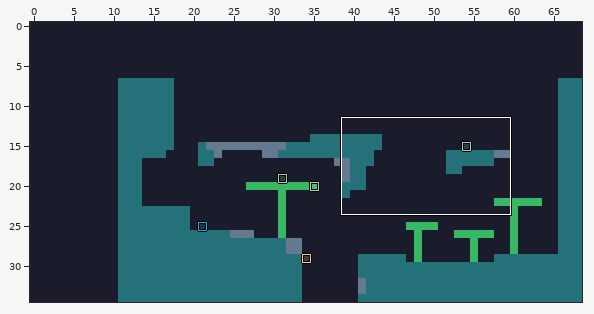
LDtk project -- src/assets/levels/levels.ldtk. The first picture is a wide view before the edit; the outline marks the close-up.
Close-up. Before the commit:
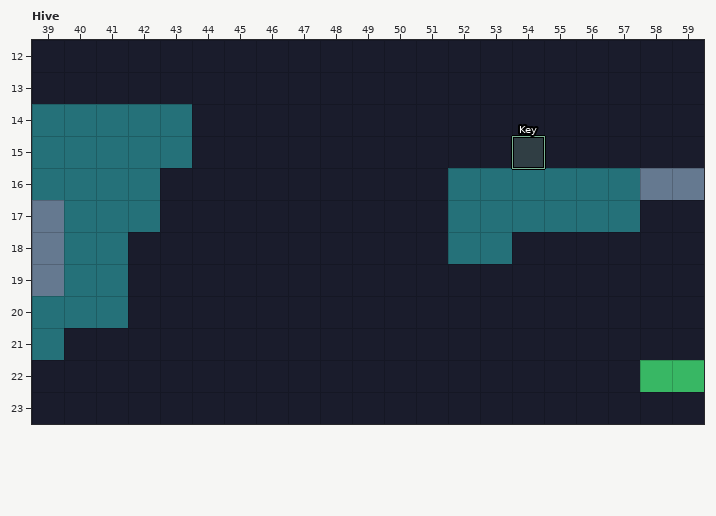
Cells are 8x8 px. Shown: Hive x 39..59, y 12..23. The commit also changed other parts of the map, which this record leaves out. The old version is drawn lined up with the new one.
And afterwards:
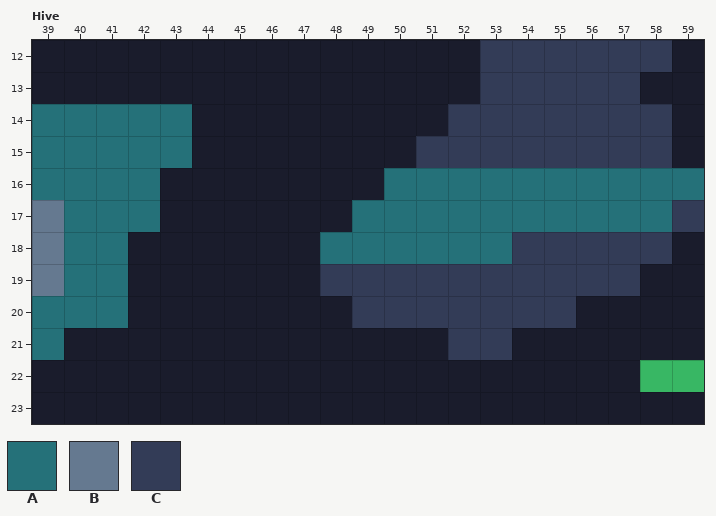
Key: from "Tiles": A 1 "grass", B 2 "stone", C 3 "grass_bg".
_ is an empty cell.
Objects are placed by their top-left corner, in cells (3,4 is the top-left corner of cell 3,4); size is 1x1 cell unless given.
Change:
map size 58x28 -> 69x35 cells (old content now starts at 11,7; both pictures use the new coordinates)
Layer "Tiles":
The edit turns tile B into tile A in row 16 at x 58 to 59.
There is now tile A in row 16 at x 50 to 51; in row 17 at x 49 to 51 and 58; in row 18 at x 48 to 51.
There is now tile C in row 12 at x 53 to 58; in row 13 at x 53 to 57; in row 14 at x 52 to 58; in row 15 at x 51 to 58; in row 17 at x 59; in row 18 at x 54 to 58.
There is now tile C in row 19 at x 48 to 57; in row 20 at x 49 to 55; in row 21 at x 52 to 53.
Layer "Entities":
Object "Key" rectangle at 54,15 moves outside this view.
